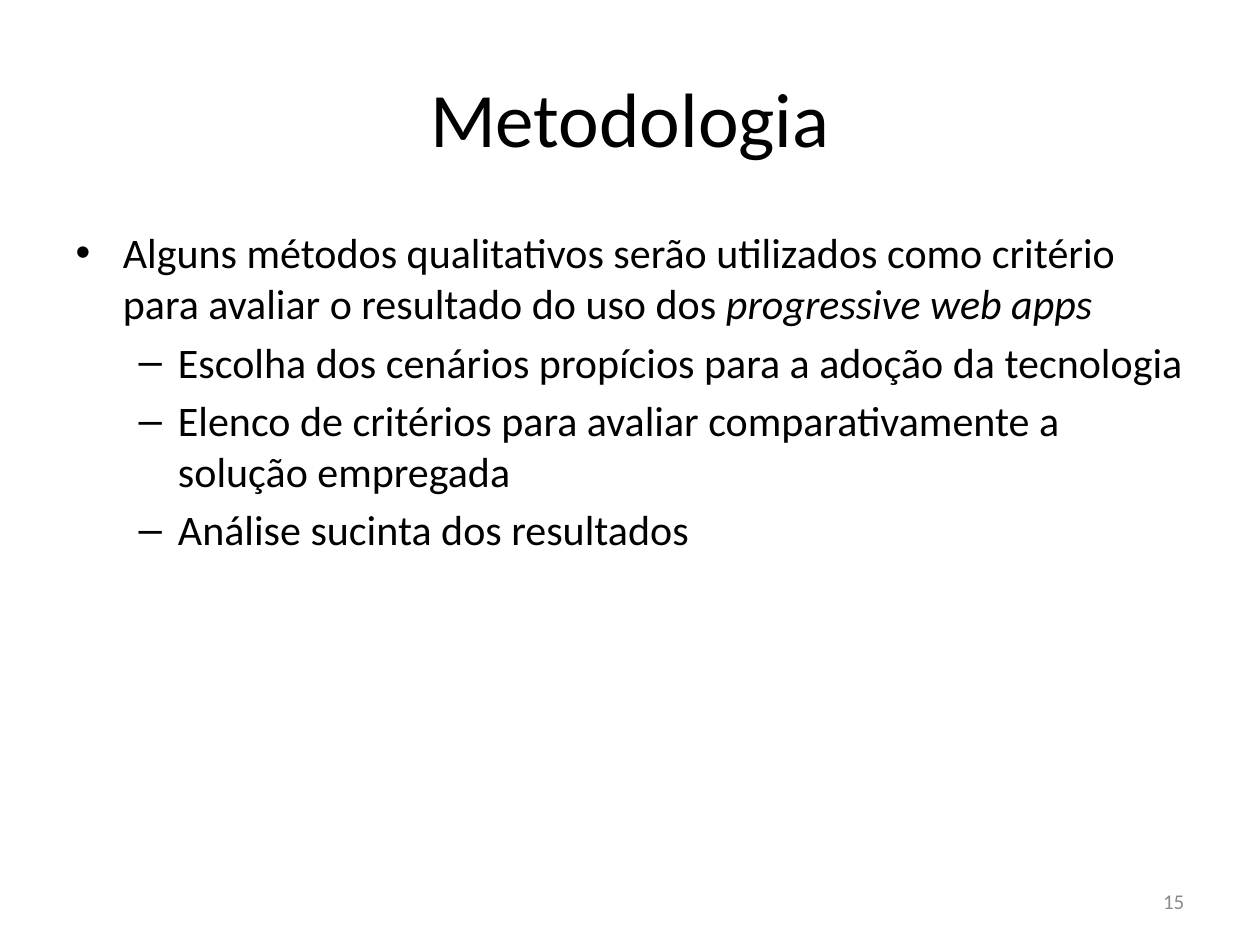
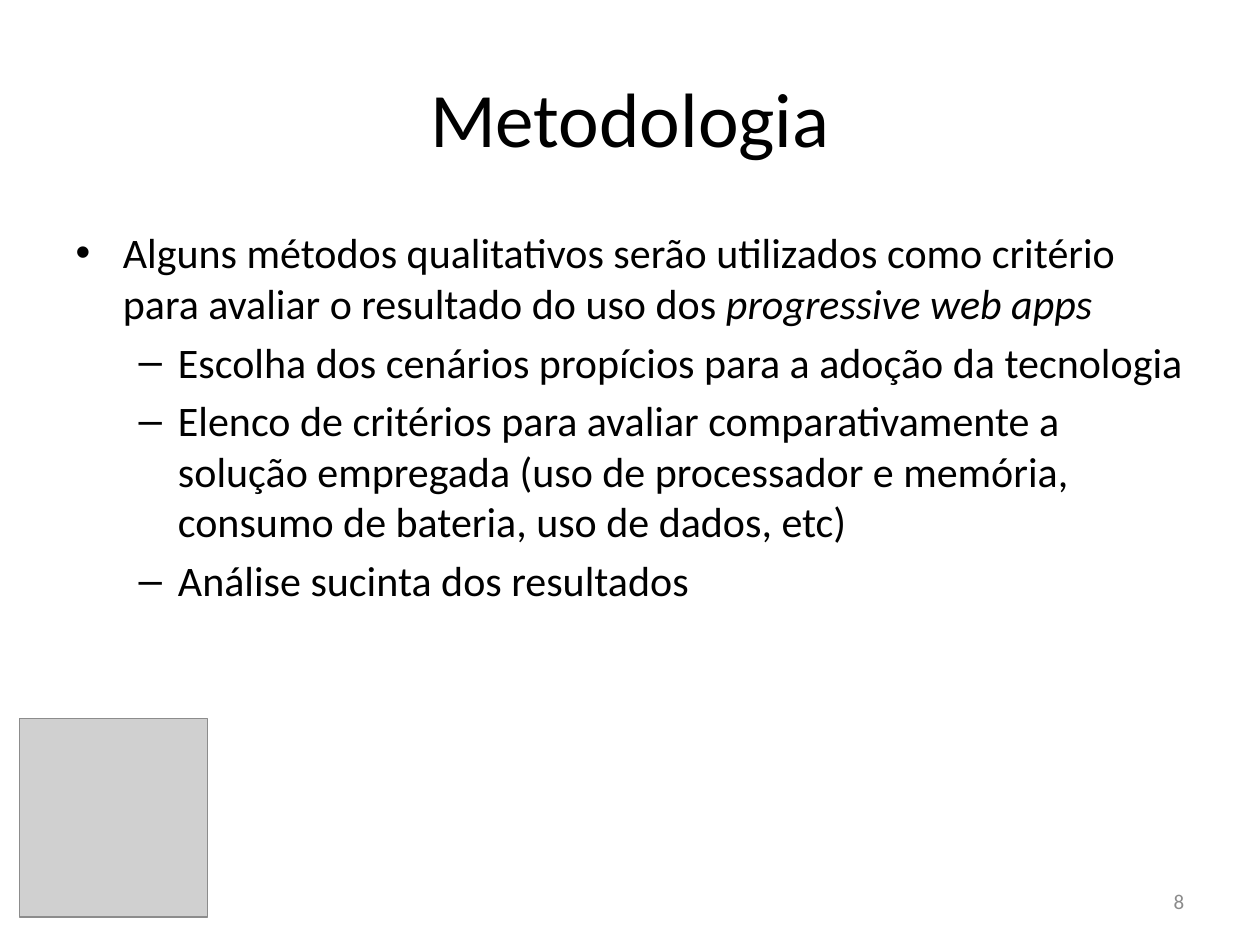
Before and after one commit to rfc410/tcc, a slide deck: slide 8 of apresentacao.pptx (slide 15 before the commit). Drawn at 1260x945 pixels with LibreOffice and Linux fonts; fonts in the diff are those of the drawing; grey boxes stand for pictures. Boxes give left, top, right and bottom in pixels: in the first picture for what was removed or moved away, otherwise in the second. Text is boxed around its words. In the diff, an @@ line names an element or a change of style, - is before the commit and + after.

```diff
--- a/apresentacao.pptx
+++ b/apresentacao.pptx
@@ text at (x1=178, y1=406, x2=1068, y2=543): text changed @@
-  – Elenco de critérios para avaliar comparativamente a solução empregada
+  – Elenco de critérios para avaliar comparativamente a solução empregada (uso de processador e memória, consumo de bateria, uso de dados, etc)
@@ picture added at (x1=20, y1=718, x2=208, y2=916) @@
@@ page number at (x1=1174, y1=895, x2=1185, y2=909): text changed @@
-15
+8
```
Also in this commit, not shown: 12 other slides changed, 2 slides added, 4 slides removed.
